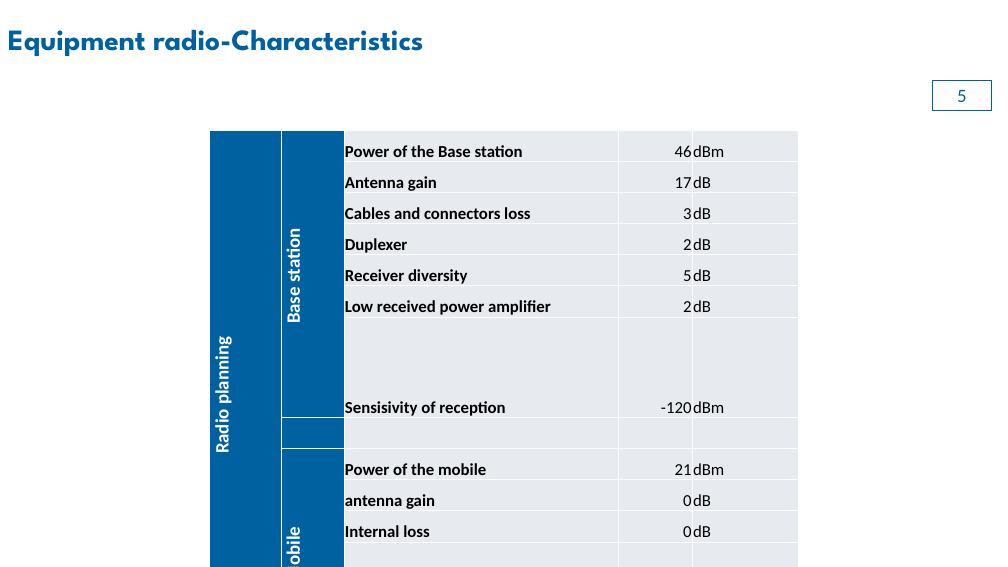
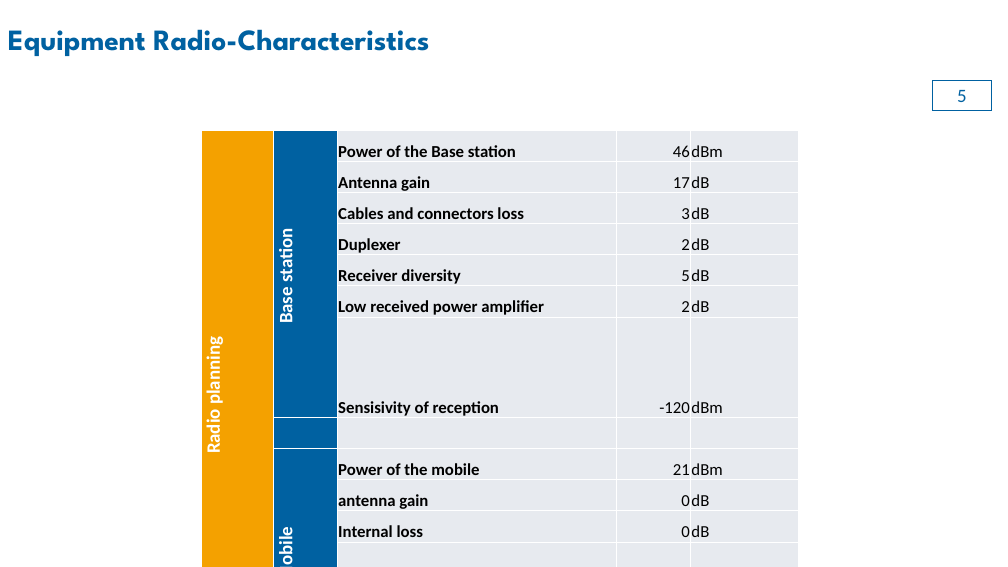
Before and after one commit to heyPetiteF/ISEP, a slide deck: slide 5 of 2402-2406/1-CELLULAIRES ET IoT/Projet/Mini-project.pptx. Drawn at 1008x567 pixels with LibreOffice and Linux fonts; fonts in the diff are those of the drawing; background and template pictures are left out. Boxes give left, top, right and bottom in pixels: in the first picture for what was removed or moved away, otherwise in the second. Text is boxed around its words. In the diff, an @@ line names an element or a change of style, - is before the commit and + after.

```diff
--- a/2402-2406/1-CELLULAIRES ET IoT/Projet/Mini-project.pptx
+++ b/2402-2406/1-CELLULAIRES ET IoT/Projet/Mini-project.pptx
@@ title at [8,29,429,56]: text changed @@
-Equipment radio-Characteristics
+Equipment Radio-Characteristics
@@ table at [201,131,799,541] @@
@@ fill #0061A1 to #F4A100 in row 1, column 1 @@
@@ table: place and size @@
-table at [210,131,798,541]
+table at [201,131,799,541]
```
Also in this commit, not shown: 3 other slides changed, 58 other files.
